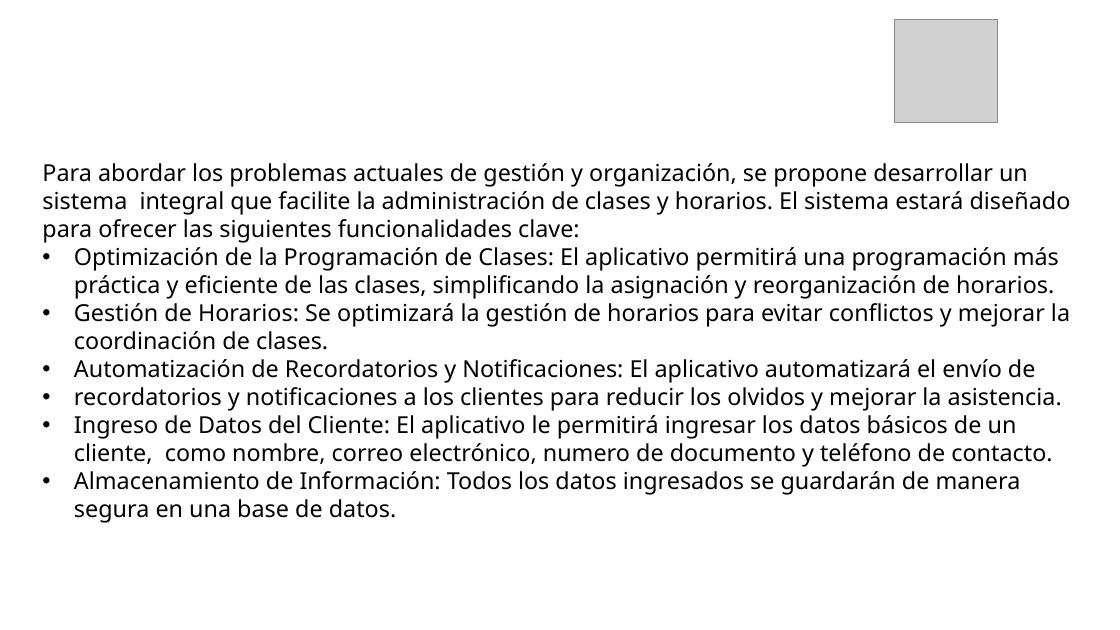
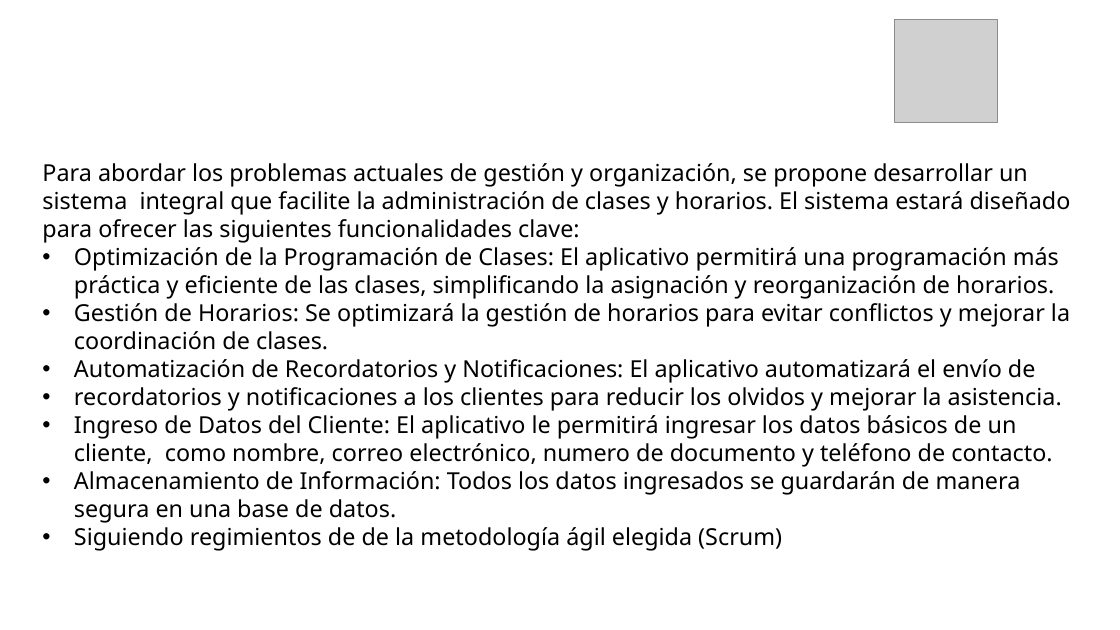
Before and after one commit to SotfwareTeam/Pteamgtecno, a slide deck: slide 5 of Proyecto/TRIMESTRE 4/Contextualización del Proyecto.pptx. Drawn at 1120x630 pixels with LibreOffice and Linux fonts; fonts in the diff are those of the drawing; grey boxes stand for pictures; background and template pictures are left out. Boxes give left, top, right and bottom in pixels: in the first picture for what was removed or moved away, otherwise in the second. Text is boxed around its words. In the diff, an @@ line names an element or a change of style, - is before the commit and + after.

```diff
--- a/Proyecto/TRIMESTRE 4/Contextualización del Proyecto.pptx
+++ b/Proyecto/TRIMESTRE 4/Contextualización del Proyecto.pptx
@@ text at bbox=[74, 527, 782, 551]: paragraph added @@
+• Siguiendo regimientos de de la metodología ágil elegida (Scrum)
```
Also in this commit, not shown: 5 other slides changed, 1 slide removed, 9 other files.
